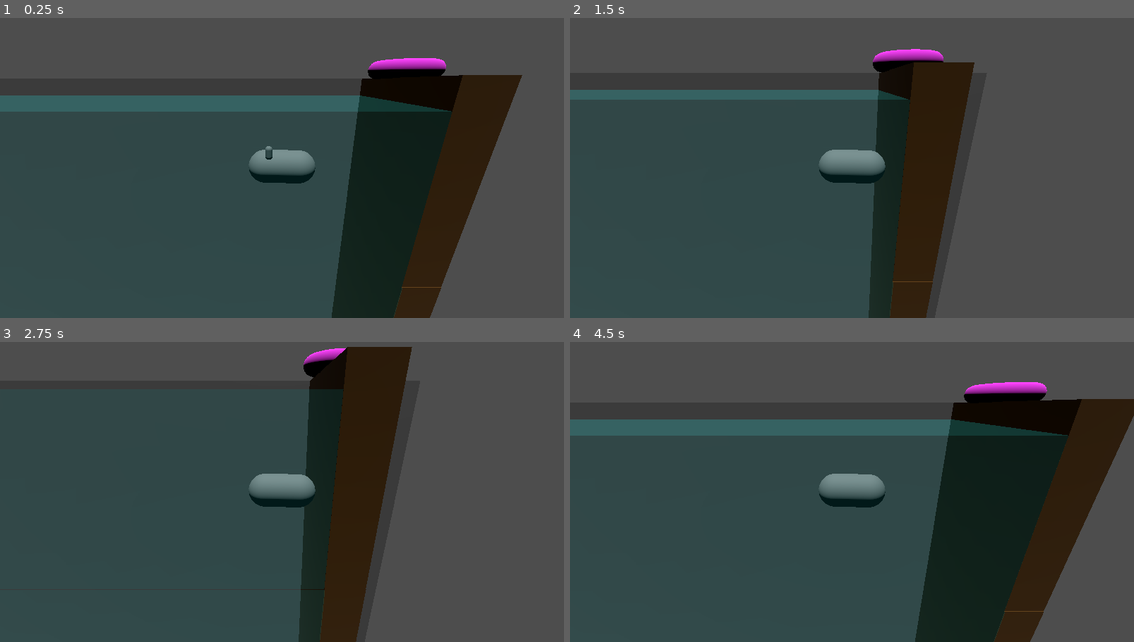
Above: before the commit, frames 1-4 (two rows, left to right).
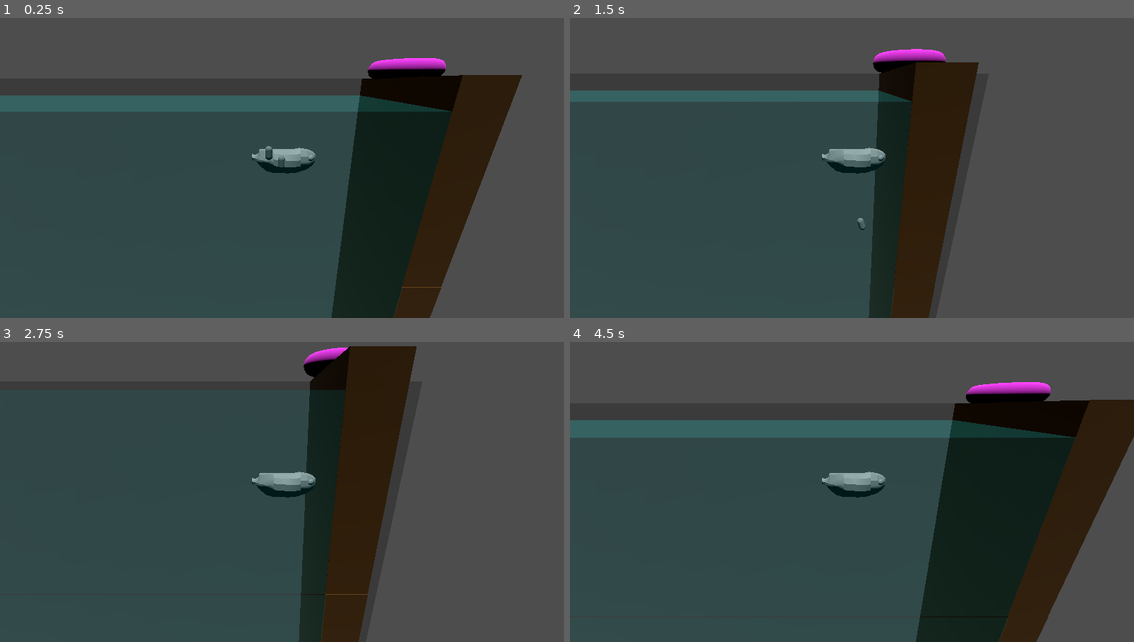
Above: after the commit, the same moments.

Repository: manusfishy/too-fishy
Game: Godot game, scene res://scenes/main_scene.tscn
The game is run twice, just before and just after one commit, with the same random seed, the same clock (stepped at 60 frames per second) and the same inputs.
Inputs (mouse positions are in pixels of both pictures, inside the frame that each line leads up to):
- Up to frame 1 (0.25 s): no input
- Up to frame 2 (1.5 s): tap Enter at 0.5 s; move the mouse to (976, 144) at 0.52 s; press the mouse at (976, 144) at 0.53 s; hold Right (move_right) 0.53-1.28 s; move the mouse to (739, 177) at 1.27 s; release the mouse at (739, 177) at 1.28 s; hold Down (move_down) from 1.28 s (still down); click (739, 177) at 1.35 s
- Up to frame 3 (2.75 s): move the mouse to (338, 414) at 2.02 s; release Down (move_down) at 2.03 s; press the mouse at (338, 414) at 2.03 s; hold Right (move_right) from 2.03 s (still down)
- Up to frame 4 (4.5 s): tap Space at 2.75 s; move the mouse to (823, 546) at 2.77 s; release Right (move_right) at 2.78 s; release the mouse at (823, 546) at 2.78 s; hold Up (move_up) 2.78-3.53 s; click (823, 546) at 2.85 s; move the mouse to (1021, 531) at 3.52 s; press the mouse at (1021, 531) at 3.53 s; hold Left (move_left) from 3.53 s (still down); move the mouse to (682, 435) at 4.27 s; release the mouse at (682, 435) at 4.28 s; click (682, 435) at 4.35 s

The runs differ from the first frame. In frame 1, 0.8% of the frame differs, in the area x 44-56%, y 43-56%; in frame 2, 2.3%; in frame 3, 1.9%; in frame 4, 4.0%, in the area x 0-100%, y 13-100%.

Commit message:
first modell

Diff:
--- a/scenes/player.tscn
+++ b/scenes/player.tscn
@@ -2,10 +2,9 @@
 
 [ext_resource type="Script" uid="uid://b4nuxfxo3kvlq" path="res://scripts/player.gd" id="1_3vyb7"]
 [ext_resource type="Script" uid="uid://i04cakuwfc3r" path="res://scripts/hook.gd" id="2_g2els"]
+[ext_resource type="PackedScene" uid="uid://cdvfasjj4km5l" path="res://FishSub.fbx" id="2_qhqgy"]
 
 [sub_resource type="CapsuleShape3D" id="CapsuleShape3D_7cn6r"]
-
-[sub_resource type="CapsuleMesh" id="CapsuleMesh_mj8h0"]
 
 [sub_resource type="PhysicsMaterial" id="PhysicsMaterial_qhqgy"]
 
@@ -24,9 +23,10 @@
 [node name="Camera3D" type="Camera3D" parent="."]
 transform = Transform3D(1, 0, 0, 0, 0.935049, 0.35452, 0, -0.35452, 0.935049, 0, 2.39688, 5.76341)
 
-[node name="Submarine" type="MeshInstance3D" parent="."]
-transform = Transform3D(0.023804, -0.999717, 0, 0.999717, 0.023804, 0, 0, 0, 1, 0, 0, 0)
-mesh = SubResource("CapsuleMesh_mj8h0")
+[node name="submarine" parent="." instance=ExtResource("2_qhqgy")]
+transform = Transform3D(20, 0, 0, 0, 20, 0, 0, 0, 20, 0, 0.155944, 0)
+
+[node name="FishSub" parent="." instance=ExtResource("2_qhqgy")]
 
 [node name="hook" type="RigidBody3D" parent="."]
 transform = Transform3D(1, 0, 0, 0, 1, 0, 0, 0, 1, -0.366111, 0.684915, 0.292612)
@@ -41,3 +41,14 @@
 [node name="CollisionShape3D" type="CollisionShape3D" parent="hook"]
 transform = Transform3D(0.2, 0, 0, 0, 0.2, 0, 0, 0, 0.2, 0, 0, 0)
 shape = SubResource("CylinderShape3D_qlg0r")
+
+[node name="rope" type="RigidBody3D" parent="."]
+transform = Transform3D(1, 0, 0, 0, 1, 0, 0, 0, 1, -0.366111, 0.684915, 0.292612)
+physics_material_override = SubResource("PhysicsMaterial_qhqgy")
+
+[node name="rope" type="MeshInstance3D" parent="rope"]
+transform = Transform3D(0.2, 0, 0, 0, 0.2, 0, 0, 0, 0.2, 0.350942, -0.156422, 0)
+mesh = SubResource("CapsuleMesh_dqkch")
+skeleton = NodePath("../..")
+
+[connection signal="body_entered" from="hook" to="hook" method="_on_body_entered"]
--- a/scripts/player.gd
+++ b/scripts/player.gd
@@ -8,6 +8,9 @@
 var is_holding_hook = true
 var target_velocity = Vector3.ZERO
 
+@onready var rope = $rope # A MeshInstance3D with CylinderMesh
+var is_hook_thrown = false
+
 func _ready():
 	# Ensure hook starts as a child of the player
 	hook.freeze = true # Prevents physics until thrown
@@ -17,12 +20,11 @@
 		if is_holding_hook:
 			throw_hook()
 
-func _physics_process(delta: float) -> void:
+func _physics_process(_delta: float) -> void:
 	var direction = Vector3.ZERO
 
 	if Input.is_action_pressed("move_right"):
 		direction.x += 1
-
 	if Input.is_action_pressed("move_left"):
 		direction.x -= 1
 	if Input.is_action_pressed("move_up"):
@@ -39,6 +41,14 @@
 	velocity = target_velocity
 	move_and_slide()
 
+func _process(_delta):
+	if is_hook_thrown:
+		var start = global_transform.origin
+		var end = hook.global_transform.origin
+		var distance = start.distance_to(end)
+		rope.scale.y = distance # Stretch cylinder
+		rope.global_transform.origin = (start + end) / 2 # Center it
+		rope.look_at(end, Vector3.UP) # Orient toward hook
 
 func throw_hook():
 	# Detach hook from player
@@ -47,7 +57,7 @@
 	is_holding_hook = false
 
 	# Calculate throw direction (forward from camera)
-	var throw_direction = - camera.global_transform.basis.x.normalized()
+	var throw_direction = camera.global_transform.basis.x.normalized()
 
 	# Apply impulse to throw the hook
 	hook.apply_central_impulse(throw_direction * throw_strength)
Binary file added: FishSub.fbx
Not shown, added: FishSub.fbx.import
